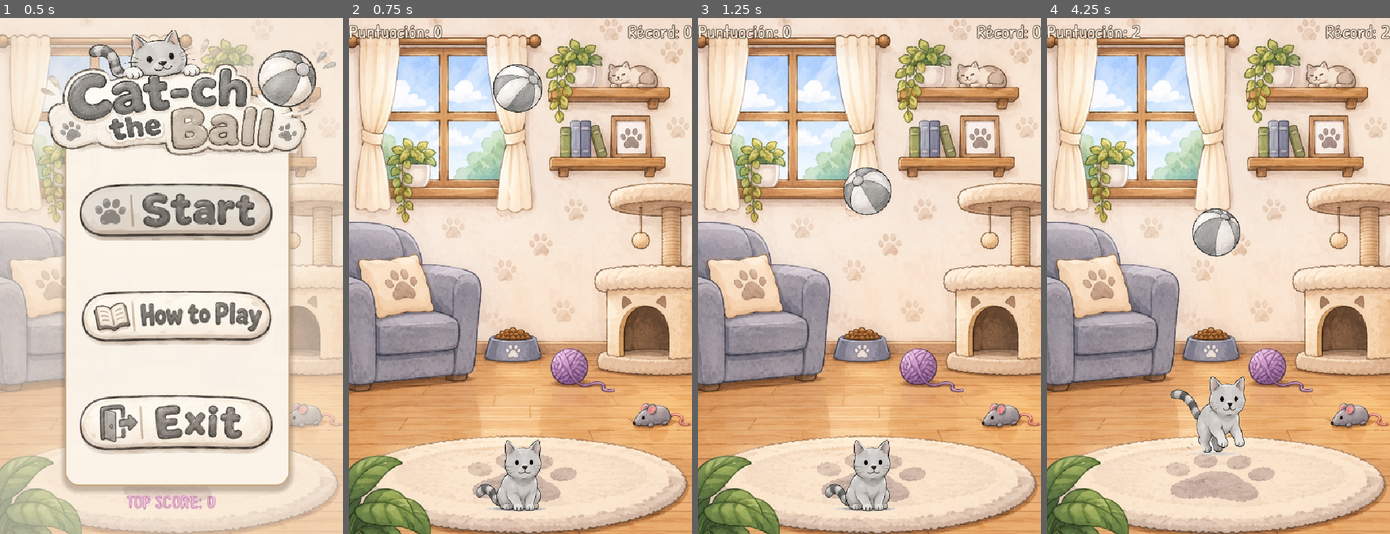
Above: before the commit, frames 1-4 (left to right).
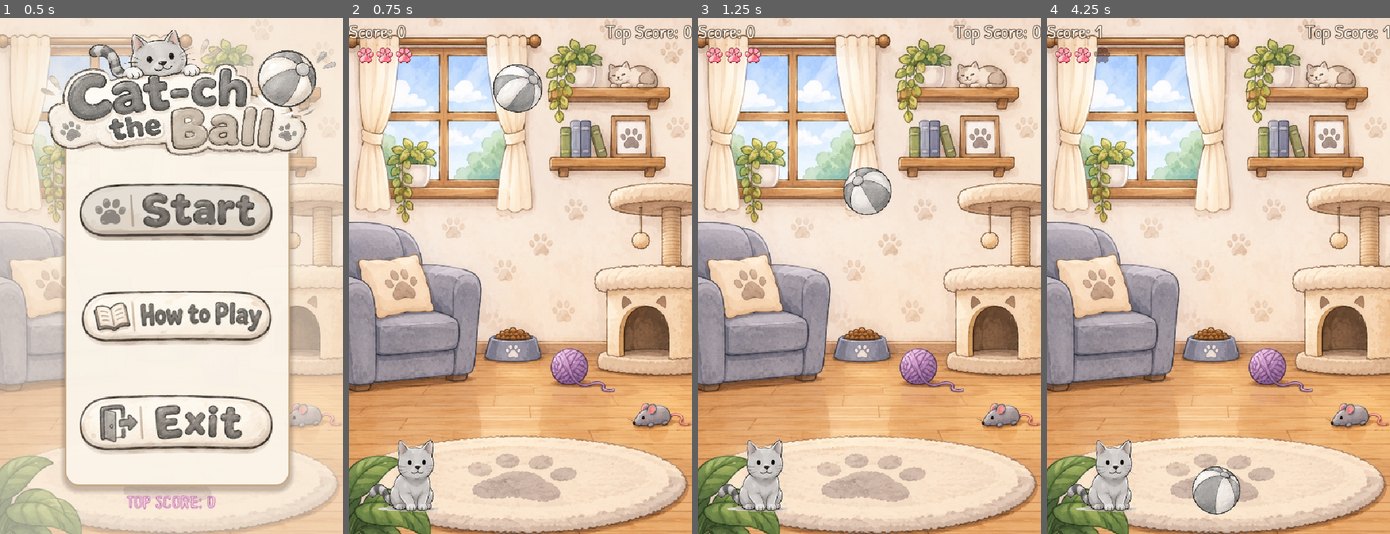
Above: after the commit, the same moments.

Repository: Yfonck/Cat-ch-The-Ball
Game: Godot game, scene res://scenes/MainMenu.tscn
The game is run twice, just before and just after one commit, with the same random seed, the same clock (stepped at 60 frames per second) and the same inputs. Sound files missing from this copy of the repository are replaced by a short silence.
Inputs (mouse positions are in pixels of both pictures, inside the frame that each line leads up to):
- Up to frame 1 (0.5 s): no input
- Up to frame 2 (0.75 s): click (527, 214) at 0.5 s
- Up to frame 3 (1.25 s): no input
- Up to frame 4 (4.25 s): move the mouse to (1293, 250) at 1.27 s; hold Shift (jump) 1.28-2.03 s; move the mouse to (1149, 301) at 2.02 s; tap Shift (jump) at 2.1, 2.27, 2.57, 3.6, 3.77, 4.07 s; move the mouse to (1252, 162) at 2.77 s; hold Shift (jump) 2.78-3.53 s; move the mouse to (1201, 379) at 3.52 s

Frame 1 is identical in both runs. In frame 2, 3.9% of the frame differs, in the area x 0-97%, y 1-96%; in frame 3, 3.9%; in frame 4, 6.0%, in the area x 0-100%, y 1-97%.

Commit message:
Agrega 3 vidas, el gato termina su salto al perder y cartel de game over

Diff:
--- a/scenes/Main.tscn
+++ b/scenes/Main.tscn
@@ -9,6 +9,8 @@
 [ext_resource type="FontFile" uid="uid://cphpvvx4fqilg" path="res://fonts/PatrickHand-Regular.ttf" id="8_q8u5g"]
 [ext_resource type="FontFile" uid="uid://vf5whfdu2jt5" path="res://fonts/Baloo-Regular.ttf" id="9_lhr70"]
 [ext_resource type="Texture2D" uid="uid://dfmg74uv2fhkc" path="res://assets/Sala de Juegos Acogedora para Gatitos.png" id="9_room"]
+[ext_resource type="Texture2D" uid="uid://6hfrcxx8jdss" path="res://assets/heart_full.png" id="10_heart"]
+[ext_resource type="Texture2D" uid="uid://b6q20liodgcmg" path="res://assets/game_over.png" id="11_gameover"]
 
 [sub_resource type="CircleShape2D" id="CircleShape2D_1y5my"]
 radius = 16.0
@@ -18,9 +20,6 @@
 
 [sub_resource type="CircleShape2D" id="CircleShape2D_3ongf"]
 radius = 22.0
-
-[sub_resource type="RectangleShape2D" id="RectangleShape2D_3ongf"]
-size = Vector2(46, 47)
 
 [sub_resource type="RectangleShape2D" id="RectangleShape2D_5vdf5"]
 size = Vector2(640, 40)
@@ -49,7 +48,7 @@
 offset = Vector2(16, 16)
 
 [node name="Cat" type="CharacterBody2D" parent="." unique_id=907858579]
-position = Vector2(320, 860)
+position = Vector2(120, 873)
 script = ExtResource("4_q8u5g")
 
 [node name="CollisionShape2D" type="CollisionShape2D" parent="Cat" unique_id=1302900787]
@@ -71,16 +70,6 @@
 [node name="CollisionShape2D" type="CollisionShape2D" parent="Cat/HeadArea" unique_id=928779388]
 position = Vector2(0, -2)
 shape = SubResource("CircleShape2D_3ongf")
-
-[node name="BodyArea" type="Area2D" parent="Cat" unique_id=1910226239]
-position = Vector2(0, 14)
-collision_layer = 0
-script = ExtResource("6_wp0k4")
-target_method = &"_on_body_area_body_entered"
-
-[node name="CollisionShape2D" type="CollisionShape2D" parent="Cat/BodyArea" unique_id=887007204]
-position = Vector2(4, 1)
-shape = SubResource("RectangleShape2D_3ongf")
 
 [node name="Ground" type="StaticBody2D" parent="." unique_id=1361421927]
 position = Vector2(320, 880)
@@ -119,6 +108,68 @@
 text = "Top Score: 0"
 horizontal_alignment = 2
 
+[node name="LivesContainer" type="HBoxContainer" parent="UI" unique_id=1690276742]
+unique_name_in_owner = true
+offset_left = 16.0
+offset_top = 52.0
+offset_right = 140.0
+offset_bottom = 86.0
+theme_override_constants/separation = 6
+
+[node name="Heart1" type="TextureRect" parent="UI/LivesContainer" unique_id=1690276743]
+custom_minimum_size = Vector2(30, 30)
+layout_mode = 2
+mouse_filter = 2
+texture = ExtResource("10_heart")
+expand_mode = 1
+stretch_mode = 5
+
+[node name="Heart2" type="TextureRect" parent="UI/LivesContainer" unique_id=1690276744]
+custom_minimum_size = Vector2(30, 30)
+layout_mode = 2
+mouse_filter = 2
+texture = ExtResource("10_heart")
+expand_mode = 1
+stretch_mode = 5
+
+[node name="Heart3" type="TextureRect" parent="UI/LivesContainer" unique_id=1690276745]
+custom_minimum_size = Vector2(30, 30)
+layout_mode = 2
+mouse_filter = 2
+texture = ExtResource("10_heart")
+expand_mode = 1
+stretch_mode = 5
+
+[node name="GameOverOverlay" type="ColorRect" parent="UI" unique_id=1690276746]
+unique_name_in_owner = true
+visible = false
+anchors_preset = 15
+anchor_right = 1.0
+anchor_bottom = 1.0
+grow_horizontal = 2
+grow_vertical = 2
+mouse_filter = 2
+color = Color(0.1, 0.07, 0.05, 0.45)
+
+[node name="GameOverBanner" type="TextureRect" parent="UI" unique_id=1690276747]
+unique_name_in_owner = true
+visible = false
+anchors_preset = 8
+anchor_left = 0.5
+anchor_top = 0.5
+anchor_right = 0.5
+anchor_bottom = 0.5
+offset_left = -250.0
+offset_top = -300.0
+offset_right = 250.0
+offset_bottom = -18.0
+grow_horizontal = 2
+grow_vertical = 2
+mouse_filter = 2
+texture = ExtResource("11_gameover")
+expand_mode = 1
+stretch_mode = 5
+
 [node name="GameOverLabel" type="Label" parent="UI" unique_id=158513355]
 unique_name_in_owner = true
 anchors_preset = 8
@@ -126,17 +177,21 @@
 anchor_top = 0.5
 anchor_right = 0.5
 anchor_bottom = 0.5
-offset_left = -220.0
-offset_top = -80.0
-offset_right = 220.0
-offset_bottom = 80.0
+offset_left = -280.0
+offset_top = 0.0
+offset_right = 280.0
+offset_bottom = 320.0
 grow_horizontal = 2
 grow_vertical = 2
 theme_override_colors/font_color = Color(1, 0.98, 0.93, 1)
 theme_override_colors/font_outline_color = Color(0.23, 0.14, 0.08, 1)
 theme_override_constants/outline_size = 8
 theme_override_fonts/font = ExtResource("9_lhr70")
-theme_override_font_sizes/font_size = 48
-text = "¡Game Over!"
+theme_override_font_sizes/font_size = 36
+text = ""
 horizontal_alignment = 1
 vertical_alignment = 1
+
+[node name="BallResetTimer" type="Timer" parent="." unique_id=1690276748]
+wait_time = 0.6
+one_shot = true
--- a/scenes/MainMenu.tscn
+++ b/scenes/MainMenu.tscn
@@ -147,11 +147,13 @@
 text = "HOW TO PLAY
 
 • The ball falls from above.
-• If it touches the cat on the ground, you lose.
-• Press SHIFT to jump.
+• If the ball hits the ground, you lose a life.
+• You have 3 lives.
+• Press SHIFT to leap to the other side.
+• Your cat flips automatically when landing.
 • If the cat's head hits the ball, it bounces and you earn 1 point.
-• The speed increases with each point.
-• The challenge is timing your jump just right.
+• The ball and the cat speed up with each point.
+• The challenge is timing your leap just right.
 
 SHIFT restarts after losing.
 ESCAPE returns to the menu.
--- a/scripts/GameState.gd
+++ b/scripts/GameState.gd
@@ -17,7 +17,7 @@
 	config.set_value("record", "high_score", high_score)
 	var err := config.save(SAVE_PATH)
 	if err != OK:
-		push_warning("No se pudo guardar el récord en %s (error %d)." % [SAVE_PATH, err])
+		push_warning("Could not save the record to %s (error %d)." % [SAVE_PATH, err])
 
 func submit_score(points: int) -> bool:
 	if points <= high_score:
--- a/scripts/Main.gd
+++ b/scripts/Main.gd
@@ -1,32 +1,43 @@
 extends Node2D
+
+const MAX_LIVES: int = 3
 
 @onready var ball: CharacterBody2D = $Ball
 @onready var cat: CharacterBody2D = $Cat
 @onready var score_label: Label = %ScoreLabel
 @onready var high_score_label: Label = %HighScoreLabel
 @onready var game_over_label: Label = %GameOverLabel
+@onready var lives_container: HBoxContainer = %LivesContainer
+@onready var game_over_overlay: ColorRect = %GameOverOverlay
+@onready var game_over_banner: TextureRect = %GameOverBanner
+@onready var ball_reset_timer: Timer = $BallResetTimer
 
 var score: int = 0
+var lives: int = MAX_LIVES
 var speed_multiplier: float = 1.0
 var speed_increase_rate: float = 0.08
 var max_speed_multiplier: float = 3.0
 var game_over_shown: bool = false
 
 func _ready() -> void:
+	game_over_overlay.visible = false
+	game_over_banner.visible = false
 	game_over_label.visible = false
 	ball.add_collision_exception_with(cat)
 	cat.add_collision_exception_with(ball)
 	cat.head_hit_ball.connect(_on_cat_hit_ball)
-	cat.body_hit_ball.connect(_on_cat_body_hit)
 	cat.jumped.connect(_on_cat_jumped)
 	ball.game_over.connect(_on_ball_game_over)
 	ball.scored.connect(_on_ball_scored)
+	ball_reset_timer.timeout.connect(_on_ball_reset_timeout)
+	cat.set_ball_speed_multiplier(speed_multiplier)
 	AudioManager.play_music(&"game")
 	_update_score_label()
 	_update_high_score_label()
+	_update_lives_display()
 
 func _on_cat_hit_ball() -> void:
-	if not ball.is_active:
+	if not ball.is_active or game_over_shown:
 		return
 
 	ball.bounce()
@@ -36,6 +47,7 @@
 
 	speed_multiplier = min(speed_multiplier + speed_increase_rate, max_speed_multiplier)
 	ball.current_speed_multiplier = speed_multiplier
+	cat.set_ball_speed_multiplier(speed_multiplier)
 
 	cat.play_headbutt()
 
@@ -43,15 +55,25 @@
 	tween.tween_property(cat, "scale", Vector2(1.15, 0.85), 0.06)
 	tween.tween_property(cat, "scale", Vector2(1.0, 1.0), 0.10)
 
-func _on_cat_body_hit() -> void:
-	if ball.is_active:
-		ball.is_active = false
+func _on_ball_game_over() -> void:
+	if game_over_shown:
+		return
+
+	lives = maxi(lives - 1, 0)
+	_update_lives_display()
+
+	if lives <= 0:
+		ball_reset_timer.stop()
 		cat.is_active = false
 		_show_game_over()
+		return
 
-func _on_ball_game_over() -> void:
-	cat.is_active = false
-	_show_game_over()
+	ball_reset_timer.start()
+
+func _on_ball_reset_timeout() -> void:
+	if game_over_shown:
+		return
+	ball.reset_ball()
 
 func _on_cat_jumped() -> void:
 	AudioManager.play_sfx(&"jump", 0.05)
@@ -67,22 +89,32 @@
 	var new_record := GameState.submit_score(score)
 	AudioManager.play_sfx(&"game_over")
 
-	var text := "¡Juego terminado!\nPuntuación: %d\nRécord: %d\n" % [score, GameState.high_score]
+	var text := "Score: %d\nTop Score: %d\n" % [score, GameState.high_score]
 	if new_record:
-		text += "\n¡Nuevo récord!\n"
-	text += "\nShift: reiniciar\nEscape: menú"
+		text += "\nNew Record!\n"
+	text += "\nShift: restart\nEscape: menu"
 	game_over_label.text = text
+	game_over_overlay.visible = true
+	game_over_banner.visible = true
 	game_over_label.visible = true
 	_update_high_score_label()
 
+func _update_lives_display() -> void:
+	var hearts := lives_container.get_children()
+	for i in hearts.size():
+		var heart := hearts[i] as CanvasItem
+		if heart == null:
+			continue
+		heart.modulate = Color.WHITE if i < lives else Color(0.25, 0.25, 0.25, 0.45)
+
 func _update_score_label() -> void:
-	score_label.text = "Puntuación: %d" % score
+	score_label.text = "Score: %d" % score
 
 func _update_high_score_label() -> void:
-	high_score_label.text = "Récord: %d" % maxi(GameState.high_score, score)
+	high_score_label.text = "Top Score: %d" % maxi(GameState.high_score, score)
 
 func _unhandled_input(event: InputEvent) -> void:
 	if event.is_action_pressed("ui_cancel"):
 		get_tree().change_scene_to_file("res://scenes/MainMenu.tscn")
-	elif event.is_action_pressed("jump") and not ball.is_active:
+	elif event.is_action_pressed("jump") and game_over_shown:
 		get_tree().reload_current_scene()
--- a/scripts/ball.gd
+++ b/scripts/ball.gd
@@ -11,9 +11,12 @@
 var current_speed_multiplier: float = 1.0
 var is_active: bool = true
 
+var _start_position: Vector2
+
 @onready var visual: Node = get_node_or_null("Visual")
 
 func _ready() -> void:
+	_start_position = position
 	if visual is AnimatedSprite2D and visual.sprite_frames:
 		if visual.sprite_frames.has_animation("spin"):
 			visual.play("spin")
@@ -35,6 +38,14 @@
 		is_active = false
 		game_over.emit()
 
+func reset_ball() -> void:
+	position = _start_position
+	velocity = Vector2.ZERO
+	is_active = true
+	if visual is AnimatedSprite2D and visual.sprite_frames:
+		if visual.sprite_frames.has_animation("spin"):
+			visual.play("spin")
+
 func bounce() -> void:
 	if not is_active:
 		return
--- a/scripts/cat.gd
+++ b/scripts/cat.gd
@@ -1,69 +1,105 @@
 extends CharacterBody2D
 
 signal head_hit_ball
-signal body_hit_ball
 signal jumped
 
-@export var jump_force: float = -750.0
-@export var gravity: float = 1800.0
+@export var left_x: float = 120.0
+@export var right_x: float = 520.0
+@export var jump_height: float = 200.0
+@export var base_jump_duration: float = 0.65
+@export var cat_speed_per_ball: float = 0.4
 
-var can_jump: bool = true
 var is_active: bool = true
+var grounded: bool = true
+var facing_left: bool = false
 var headbutt_time: float = 0.0
+
+var _ground_y: float = 0.0
+var _jumping: bool = false
+var _jump_t: float = 0.0
+var _jump_duration: float = 0.65
+var _start_x: float = 0.0
+var _target_x: float = 0.0
+var _ball_speed: float = 1.0
 
 @onready var visual: AnimatedSprite2D = get_node_or_null("Visual") as AnimatedSprite2D
 
 func _ready() -> void:
-	if visual and visual.sprite_frames and visual.sprite_frames.has_animation("idle"):
-		visual.play("idle")
+	_ground_y = position.y
+	position.x = left_x
+	facing_left = false
+	_jump_duration = base_jump_duration
+	_apply_facing()
+	_play_anim(&"idle")
+
+func set_ball_speed_multiplier(value: float) -> void:
+	_ball_speed = maxf(value, 1.0)
 
 func _physics_process(delta: float) -> void:
-	if not is_active:
-		return
-
-	velocity.y += gravity * delta
-	move_and_slide()
-
-	can_jump = is_on_floor()
+	# The jump and animation keep running even when the cat is inactive,
+	# so it always finishes landing instead of freezing mid-air.
+	if _jumping:
+		_update_jump(delta)
 
 	if headbutt_time > 0.0:
 		headbutt_time = maxf(headbutt_time - delta, 0.0)
+		_play_anim(&"headbutt")
+	elif _jumping:
+		if _jump_t < 0.5:
+			_play_anim(&"jump")
+		else:
+			_play_anim(&"fall")
+	else:
+		_play_anim(&"idle")
+
+func _input(event: InputEvent) -> void:
+	if not is_active or not grounded:
 		return
 
-	if visual and visual.sprite_frames:
-		if is_on_floor():
-			if visual.sprite_frames.has_animation("idle") and visual.animation != "idle":
-				visual.play("idle")
-		else:
-			if velocity.y < 0:
-				if visual.sprite_frames.has_animation("jump") and visual.animation != "jump":
-					visual.play("jump")
-			else:
-				if visual.sprite_frames.has_animation("fall"):
-					if visual.animation != "fall":
-						visual.play("fall")
-				elif visual.sprite_frames.has_animation("jump"):
-					if visual.animation != "jump":
-						visual.play("jump")
+	if event.is_action_pressed("jump"):
+		_start_jump()
 
-func _input(event: InputEvent) -> void:
-	if not is_active:
-		return
+func _update_jump(delta: float) -> void:
+	_jump_t = minf(_jump_t + delta / _jump_duration, 1.0)
+	position.x = lerpf(_start_x, _target_x, _jump_t)
+	position.y = _ground_y - sin(_jump_t * PI) * jump_height
 
-	if event.is_action_pressed("jump") and can_jump:
-		velocity.y = jump_force
-		can_jump = false
-		jumped.emit()
+	if _jump_t >= 1.0:
+		_land()
+
+func _start_jump() -> void:
+	grounded = false
+	_jumping = true
+	_jump_t = 0.0
+	_start_x = position.x
+	_target_x = right_x if _start_x <= (left_x + right_x) * 0.5 else left_x
+
+	var cat_speed := 1.0 + (_ball_speed - 1.0) * cat_speed_per_ball
+	_jump_duration = maxf(base_jump_duration / maxf(cat_speed, 0.01), 0.01)
+
+	jumped.emit()
+
+func _land() -> void:
+	position = Vector2(_target_x, _ground_y)
+	_jumping = false
+	grounded = true
+	facing_left = _target_x > _start_x
+	_apply_facing()
 
 func _on_head_area_body_entered(body: Node2D) -> void:
-	if body.name == "Ball" and velocity.y < 0:
+	if body.name == "Ball" and is_active:
 		head_hit_ball.emit()
-
-func _on_body_area_body_entered(body: Node2D) -> void:
-	if body.name == "Ball" and is_on_floor() and is_active:
-		body_hit_ball.emit()
 
 func play_headbutt() -> void:
 	headbutt_time = 0.18
-	if visual and visual.sprite_frames and visual.sprite_frames.has_animation("headbutt"):
-		visual.play("headbutt")
+	_play_anim(&"headbutt")
+
+func _play_anim(anim: StringName) -> void:
+	if visual == null or visual.sprite_frames == null:
+		return
+	if visual.sprite_frames.has_animation(anim) and visual.animation != anim:
+		visual.play(anim)
+
+func _apply_facing() -> void:
+	if visual:
+		visual.flip_h = facing_left
Binary file added: assets/game_over.png
Not shown, added: assets/game_over.png.import
Binary file added: assets/heart_full.png
Not shown, added: assets/heart_full.png.import
